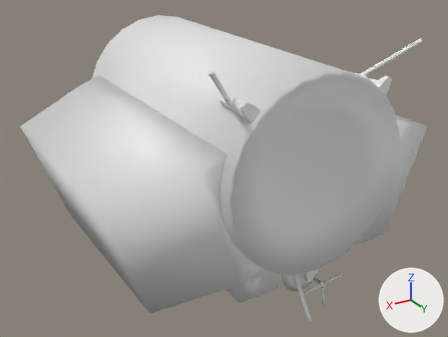
The FBX model ASTP/astp_progress2.0.fbx: old version first, new version second.
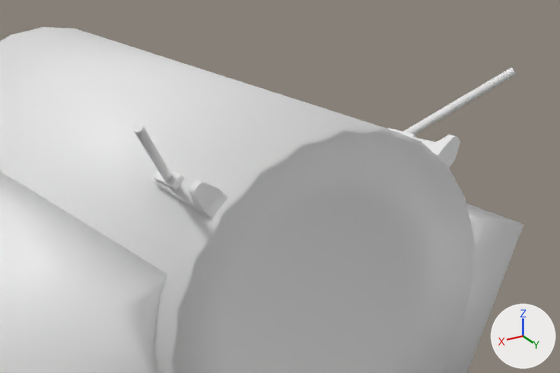
Each version appears first whole from a 50 mm lens placed at (1.62, 2.93, 1.09), pointed at (-0.01, 0.22, -0.26), and next in a close-up on the part from 30% to 100% of the width and 0% to 62% of the height. Lighting does not change. The marker at lower right points along +X, +Y and +Z. Materials are left out; every surface is plain grey. Where no turn or scale is listed for an object, it has been applied to the vertices.

The first close-up shows 'Cube.002', 'Cylinder', 'QBlock.005', 'QBlock.006', 'QBlock.007', 'QBlock.008', 'QBlock.009', 'QBlock.010'.
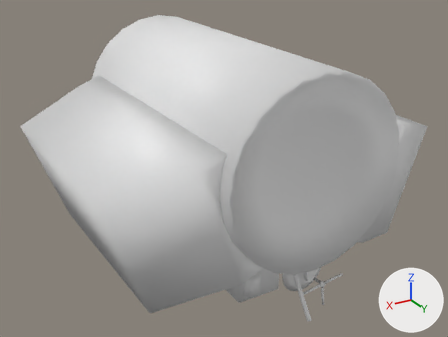
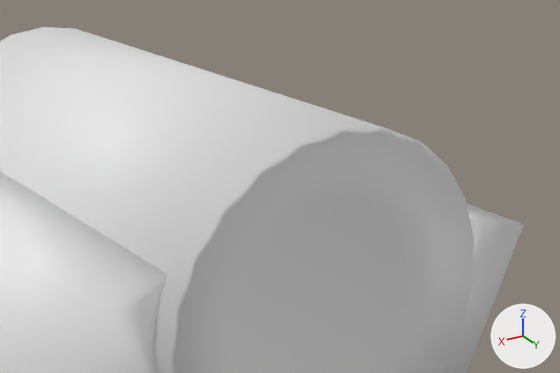
Scene script edits in JSON lines:
```json
{"op": "remove", "block": "ob_qblock_009", "code": ["ob_qblock_009 = bpy.data.objects.new('QBlock.009', me_qblock_009)", "ob_qblock_009.location = (0.0, 0.0, 0.0)"]}
{"op": "remove", "block": "ob_qblock_005", "code": ["ob_qblock_005 = bpy.data.objects.new('QBlock.005', me_qblock_005)", "ob_qblock_005.location = (0.0, 0.0, 0.0)"]}
{"op": "remove", "block": "ob_qblock_010", "code": ["ob_qblock_010 = bpy.data.objects.new('QBlock.010', me_qblock_010)", "ob_qblock_010.location = (0.0, 0.0, 0.0)"]}
{"op": "remove", "block": "ob_qblock_008", "code": ["ob_qblock_008 = bpy.data.objects.new('QBlock.008', me_qblock_008)", "ob_qblock_008.location = (0.0, 0.0, 0.0)"]}
{"op": "remove", "block": "ob_qblock_006", "code": ["ob_qblock_006 = bpy.data.objects.new('QBlock.006', me_qblock_006)", "ob_qblock_006.location = (0.0, 0.0, 0.0)"]}
{"op": "remove", "block": "ob_qblock_007", "code": ["ob_qblock_007 = bpy.data.objects.new('QBlock.007', me_qblock_007)", "ob_qblock_007.location = (0.0, 0.0, 0.0)"]}
```

Pixel boxes (x1, y1, x2, y2) of what changed, in the close-ups (560 x 373 px):
```json
{"object": "QBlock.008", "change": "deleted", "before": [151, 170, 228, 218]}
{"object": "QBlock.010", "change": "deleted", "before": [403, 67, 516, 134]}
{"object": "QBlock.005", "change": "deleted", "before": [408, 134, 460, 167]}
{"object": "QBlock.007", "change": "deleted", "before": [132, 122, 172, 181]}
{"object": "QBlock.009", "change": "deleted", "before": [153, 171, 184, 190]}
{"object": "QBlock.006", "change": "deleted", "before": [388, 128, 417, 138]}
```
